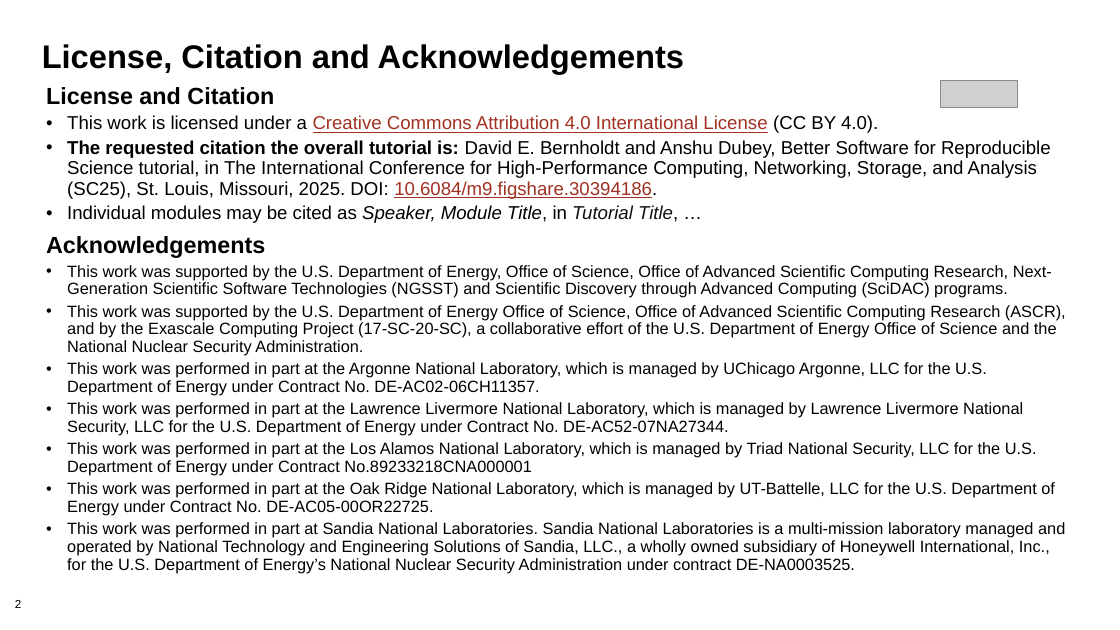
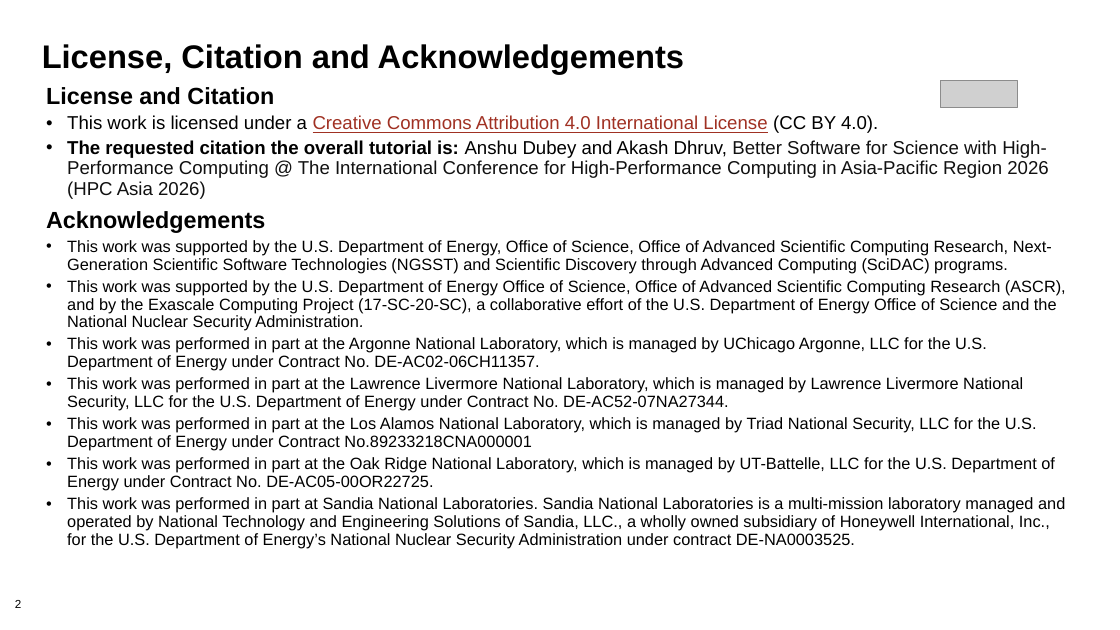
Before and after one commit to bssw-tutorial/presentations, a slide deck: slide 2 of repro-notebooks.pptx. Drawn at 1120x630 pixels with LibreOffice and Linux fonts; fonts in the diff are those of the drawing; grey boxes stand for pictures. Boxes give left, top, right and bottom in pixels: in the first picture for what was removed or moved away, otherwise in the second. Text is boxed around its words. In the diff, an @@ line names an element or a change of style, - is before the commit and + after.

```diff
--- a/repro-notebooks.pptx
+++ b/repro-notebooks.pptx
@@ text at box(67, 140, 1048, 199): text changed; text colour #000000 to #111111 @@
-• The requested citation the overall tutorial is: David E. Bernholdt and Anshu Dubey, Better Software for Reproducible Science tutorial, in The International Conference for High-Performance Computing, Networking, Storage, and Analysis (SC25), St. Louis, Missouri, 2025. DOI: 10.6084/m9.figshare.30394186.
-• Individual modules may be cited as Speaker, Module Title, in Tutorial Title, …
+• The requested citation the overall tutorial is: Anshu Dubey and Akash Dhruv, Better Software for Science with High-Performance Computing @ The International Conference for High-Performance Computing in Asia-Pacific Region 2026 (HPC Asia 2026)
```
Also in this commit, not shown: 6 other slides changed, 3 slides added, 1 other file.
